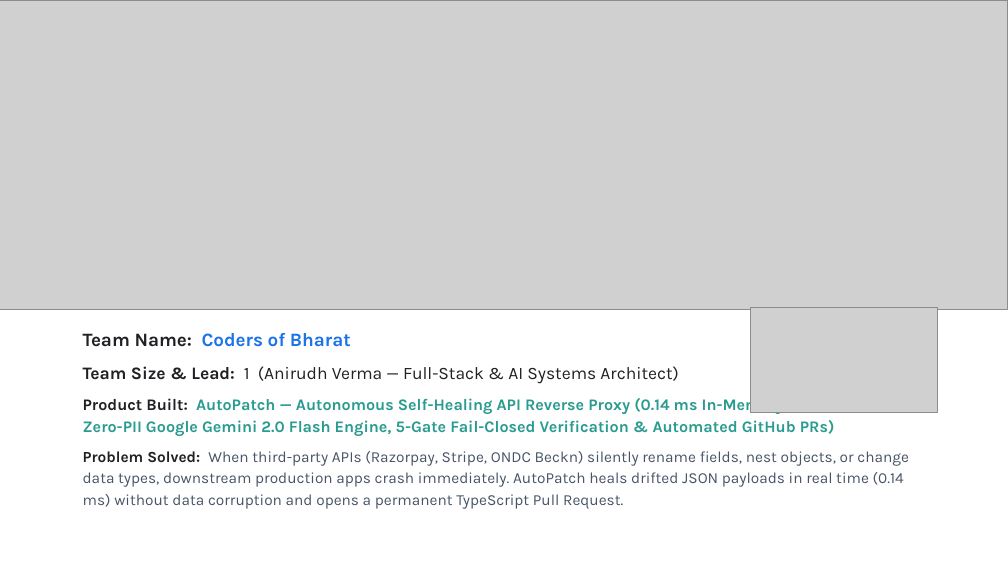
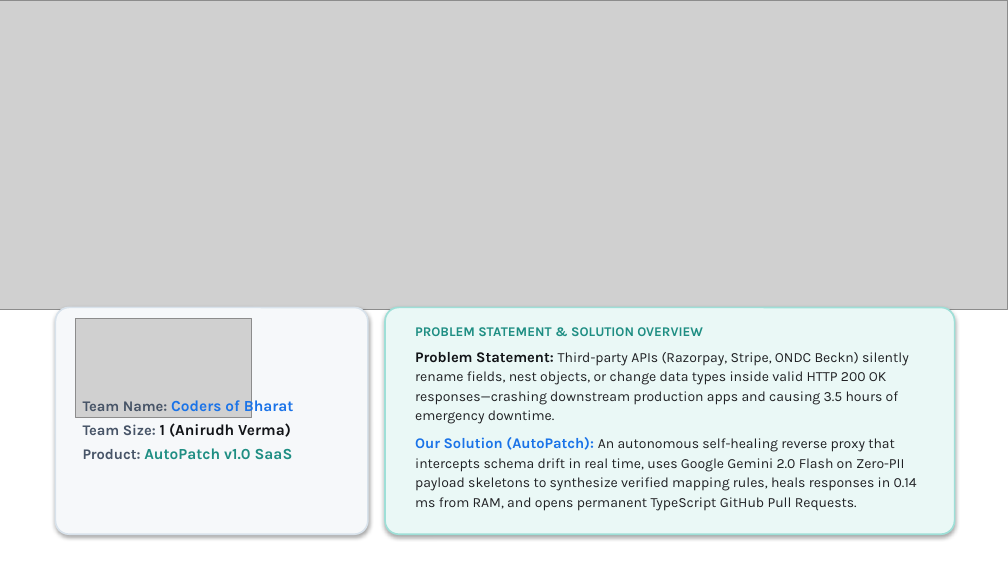
Before and after one commit to Asqi06/Buildathon, a slide deck: slide 2 of Startup_Buildathon_Coders_of_Bharat_AutoPatch.pptx. Drawn at 1008x567 pixels with LibreOffice and Linux fonts; fonts in the diff are those of the drawing; grey boxes stand for pictures. Boxes give left, top, right and bottom in pixels: in the first picture for what was removed or moved away, otherwise in the second. Text is boxed around its words. In the diff, an @@ line names an element or a change of style, - is before the commit and + after.

Commit message:
fix(vercel): resolve TS2688 node types build error, add serverless api entrypoint, and overhaul pitch deck layout

```diff
--- a/Startup_Buildathon_Coders_of_Bharat_AutoPatch.pptx
+++ b/Startup_Buildathon_Coders_of_Bharat_AutoPatch.pptx
@@ rounded rectangle added at (x1=55, y1=307, x2=368, y2=534), fill #F6F8FA, outline #D8E2EB 1.2 pt @@
@@ picture resized from (x1=751, y1=307, x2=937, y2=412) to (x1=76, y1=319, x2=252, y2=417) @@
@@ rounded rectangle added at (x1=385, y1=307, x2=955, y2=534), fill #EAF8F6, outline #9EDFD7 1.2 pt @@
@@ text at (x1=415, y1=327, x2=917, y2=511): text changed; size 11 to 10 pt; text colour #475467 to #202124 @@
-Team Name: Coders of Bharat
-Team Size & Lead: 1 (Anirudh Verma — Full-Stack & AI Systems Architect)
-Product Built: AutoPatch — Autonomous Self-Healing API Reverse Proxy (0.14 ms In-Memory Rule Cache, Zero-PII Google Gemini 2.0 Flash Engine, 5-Gate Fail-Closed Verification & Automated GitHub PRs)
-Problem Solved: When third-party APIs (Razorpay, Stripe, ONDC Beckn) silently rename fields, nest objects, or change data types, downstream production apps crash immediately. AutoPatch heals drifted JSON payloads in real time (0.14 ms) without data corruption and opens a permanent TypeScript Pull Request.
+PROBLEM STATEMENT & SOLUTION OVERVIEW
+Problem Statement: Third-party APIs (Razorpay, Stripe, ONDC Beckn) silently rename fields, nest objects, or change data types inside valid HTTP 200 OK responses—crashing downstream production apps and causing 3.5 hours of emergency downtime.
+Our Solution (AutoPatch): An autonomous self-healing reverse proxy that intercepts schema drift in real time, uses Google Gemini 2.0 Flash on Zero-PII payload skeletons to synthesize verified mapping rules, heals responses in 0.14 ms from RAM, and opens permanent TypeScript GitHub Pull Requests.
@@ text added at (x1=83, y1=398, x2=294, y2=459), 11 pt, text #475467, bold @@
+Team Name: Coders of Bharat
+Team Size: 1 (Anirudh Verma)
+Product: AutoPatch v1.0 SaaS
```
Also in this commit, not shown: 6 other slides changed, 10 other files.
